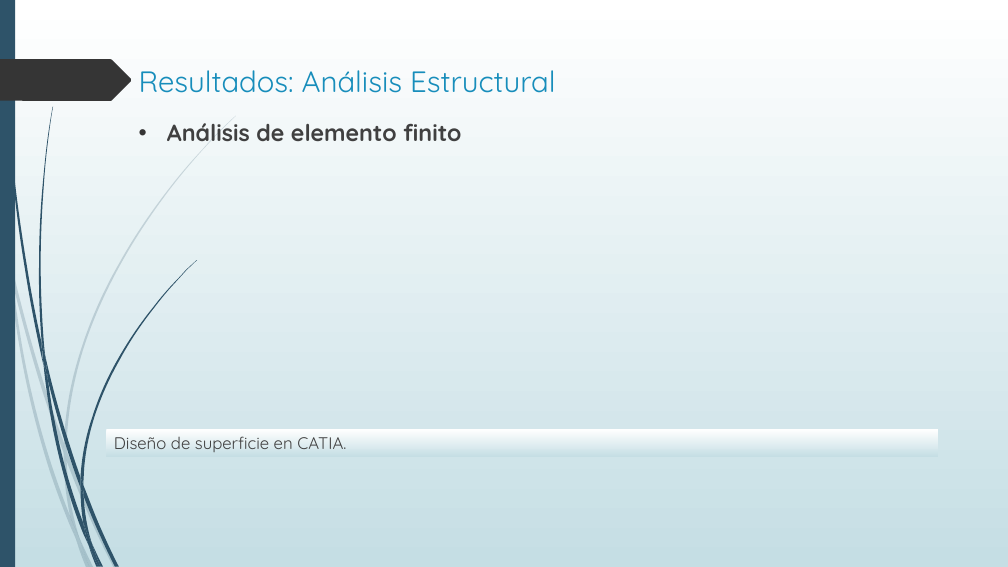
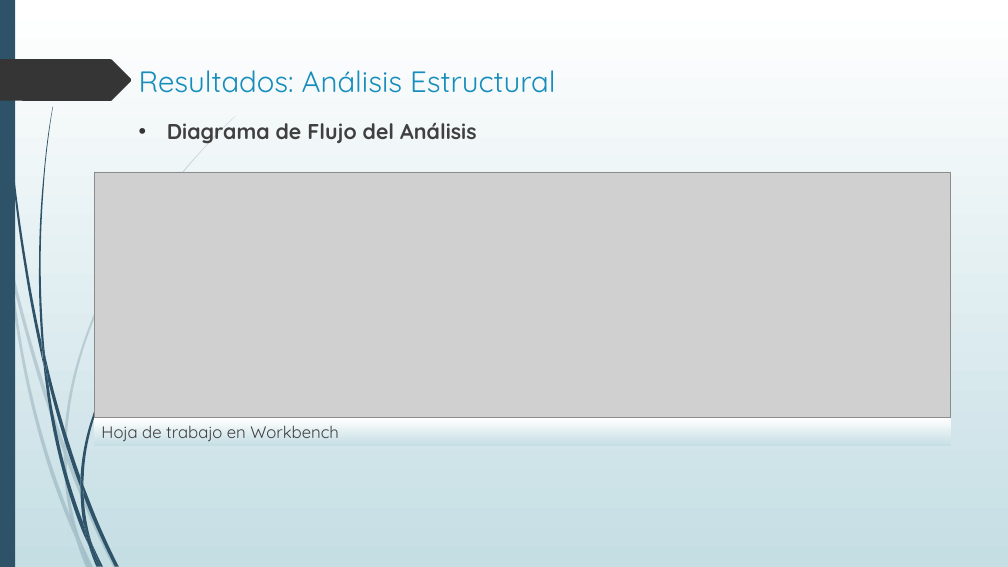
Before and after one commit to ChuyX3/WTDesigner, a slide deck: slide 22 of Protocolo de Tesis Presentación.pptx. Drawn at 1008x567 pixels with LibreOffice and Linux fonts; fonts in the diff are those of the drawing; grey boxes stand for pictures; background and template pictures are left out. Boxes give left, top, right and bottom in pixels: in the first picture for what was removed or moved away, otherwise in the second. Text is boxed around its words. In the diff, an @@ line names an element or a change of style, - is before the commit and + after.

```diff
--- a/Protocolo de Tesis Presentación.pptx
+++ b/Protocolo de Tesis Presentación.pptx
@@ text at box(167, 123, 476, 144): text changed; size 22.2 to 20.4 pt @@
-• Análisis de elemento finito
+• Diagrama de Flujo del Análisis
@@ picture added at box(94, 172, 951, 417) @@
@@ rectangle "Hoja de trabajo en Workbench": place and size @@
-rectangle "Hoja de trabajo en Workbench" at box(107, 430, 938, 457)
+rectangle "Hoja de trabajo en Workbench" at box(94, 418, 951, 446)
@@ text in rectangle at box(101, 426, 338, 442): text changed @@
-Diseño de superficie en CATIA.
+Hoja de trabajo en Workbench
```
Also in this commit, not shown: 6 other slides changed, 2 slides added.
